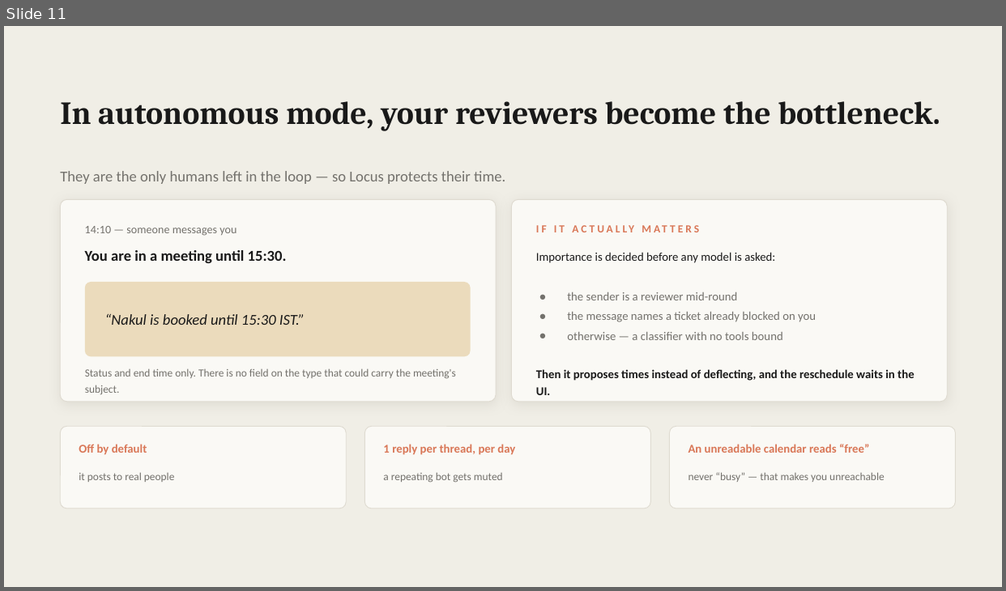
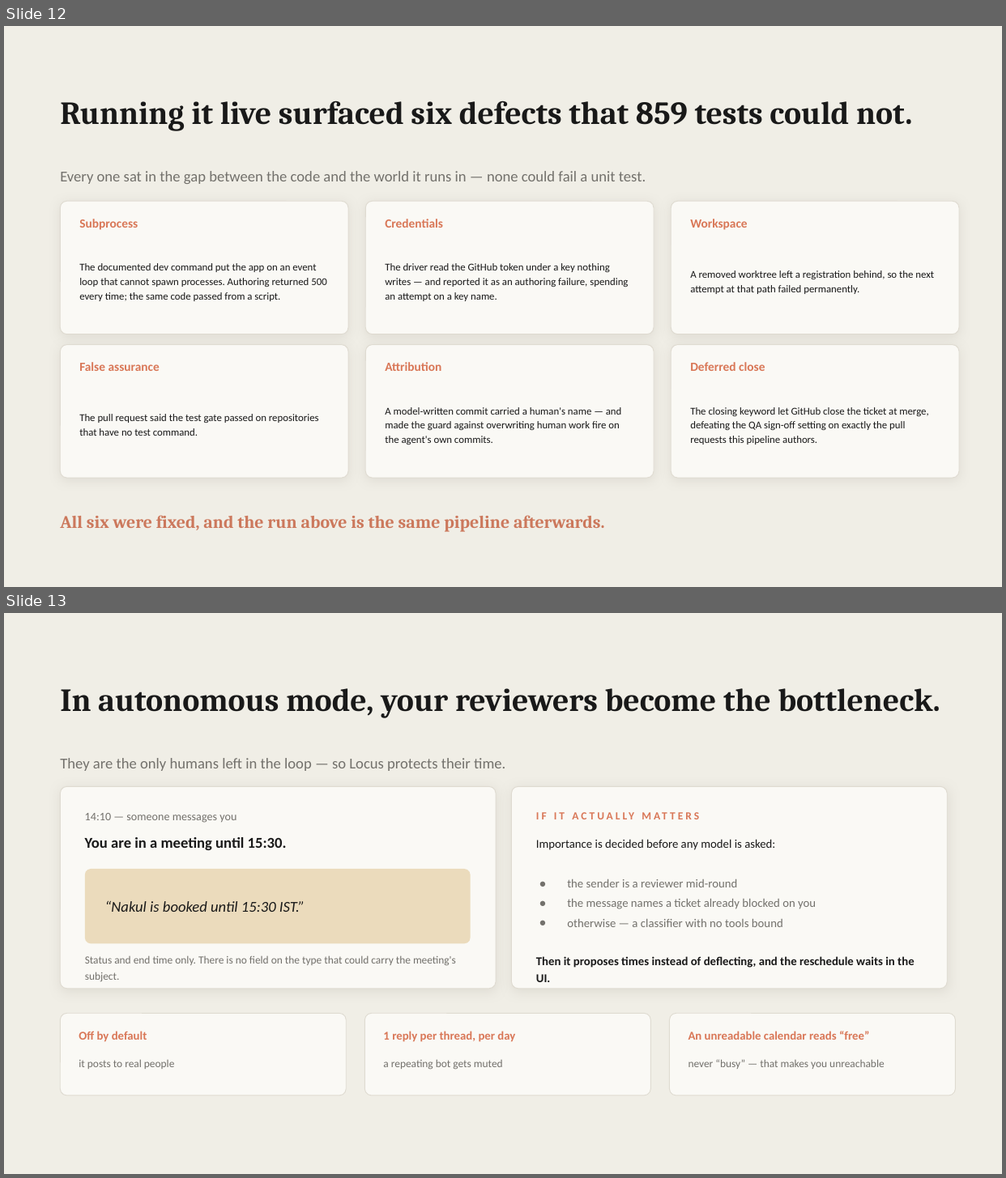
Before and after one commit to nakultt/locus, a slide deck: docs/pitch/hackathon/Locus-hackathon.pptx. Shown one above the other, each under a label of ours: slide 11 before the commit, slides 12 and 13 after it. The pictures are 1006x591 and 1006x1178 pixels, drawn with LibreOffice and Linux fonts; fonts in the diff are those of the drawing. Boxes give left, top, right and bottom in pixels: in the first picture for what was removed or moved away, otherwise in the second. Text is boxed around its words. In the diff, an @@ line names an element or a change of style, - is before the commit and + after.

```diff
--- a/docs/pitch/hackathon/Locus-hackathon.pptx
+++ b/docs/pitch/hackathon/Locus-hackathon.pptx
@@ slide 12 added at (x1=4, y1=26, x2=1002, y2=587), background #F0EEE6 @@
@@ text added at (x1=60, y1=101, x2=912, y2=131), 31 pt, text #191919, bold @@
+Running it live surfaced six defects that 859 tests could not.
@@ text added at (x1=60, y1=171, x2=646, y2=184), 14.5 pt, text #73716C @@
+Every one sat in the gap between the code and the world it runs in — none could fail a unit test.
@@ rounded rectangle added at (x1=60, y1=201, x2=348, y2=335), fill #FAF9F5, outline #DFDBD1 0.75 pt @@
@@ text added at (x1=79, y1=219, x2=138, y2=230), 12 pt, text #D97757, bold @@
+Subprocess
@@ rounded rectangle added at (x1=365, y1=201, x2=654, y2=335), fill #FAF9F5, outline #DFDBD1 0.75 pt @@
@@ text added at (x1=385, y1=219, x2=443, y2=228), 12 pt, text #D97757, bold @@
+Credentials
@@ rounded rectangle added at (x1=671, y1=201, x2=959, y2=335), fill #FAF9F5, outline #DFDBD1 0.75 pt @@
@@ text added at (x1=690, y1=219, x2=747, y2=230), 12 pt, text #D97757, bold @@
+Workspace
@@ text added at (x1=79, y1=263, x2=326, y2=301), 10 pt, text #191919 @@
+The documented dev command put the app on an event loop that cannot spawn processes. Authoring returned 500 every time; the same code passed from a script.
@@ text added at (x1=385, y1=263, x2=628, y2=301), 10 pt, text #191919 @@
+The driver read the GitHub token under a key nothing writes — and reported it as an authoring failure, spending an attempt on a key name.
@@ text added at (x1=690, y1=271, x2=934, y2=294), 10 pt, text #191919 @@
+A removed worktree left a registration behind, so the next attempt at that path failed permanently.
@@ rounded rectangle added at (x1=60, y1=345, x2=348, y2=478), fill #FAF9F5, outline #DFDBD1 0.75 pt @@
@@ text added at (x1=79, y1=362, x2=160, y2=371), 12 pt, text #D97757, bold @@
+False assurance
@@ rounded rectangle added at (x1=365, y1=345, x2=654, y2=478), fill #FAF9F5, outline #DFDBD1 0.75 pt @@
@@ text added at (x1=385, y1=362, x2=441, y2=371), 12 pt, text #D97757, bold @@
+Attribution
@@ rounded rectangle added at (x1=671, y1=345, x2=959, y2=478), fill #FAF9F5, outline #DFDBD1 0.75 pt @@
@@ text added at (x1=690, y1=362, x2=765, y2=371), 12 pt, text #D97757, bold @@
+Deferred close
@@ text added at (x1=79, y1=414, x2=319, y2=436), 10 pt, text #191919 @@
+The pull request said the test gate passed on repositories that have no test command.
@@ text added at (x1=385, y1=408, x2=622, y2=445), 10 pt, text #191919 @@
+A model-written commit carried a human's name — and made the guard against overwriting human work fire on the agent's own commits.
@@ text added at (x1=690, y1=408, x2=928, y2=445), 10 pt, text #191919 @@
+The closing keyword let GitHub close the ticket at merge, defeating the QA sign-off setting on exactly the pull requests this pipeline authors.
@@ text added at (x1=60, y1=515, x2=604, y2=532), 17 pt, text #CC785C, bold @@
+All six were fixed, and the run above is the same pipeline afterwards.
@@ what was slide 11 is now slide 13 @@
```
Also in this commit, not shown: 4 slides changed, 1 other slide added, 13 other files.
